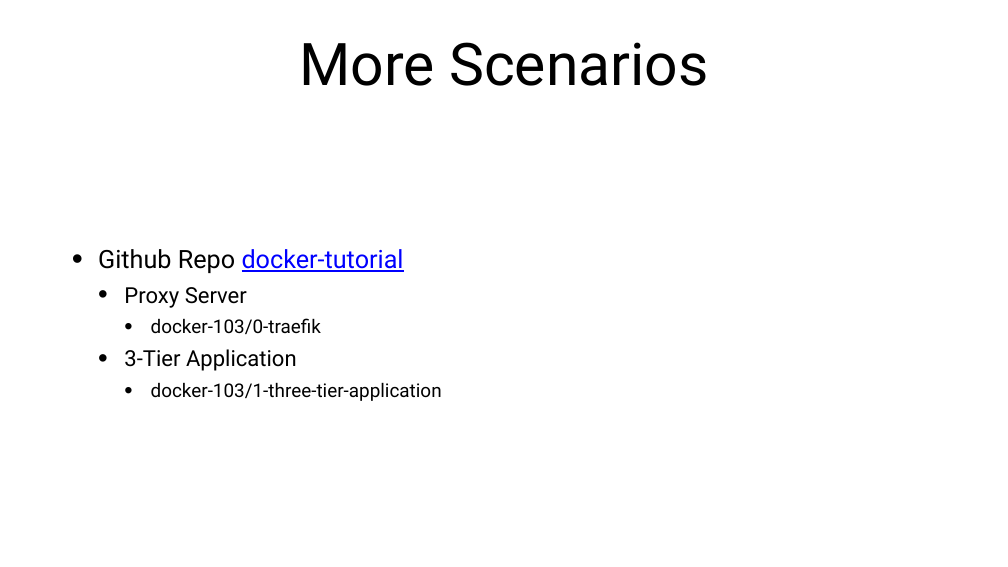
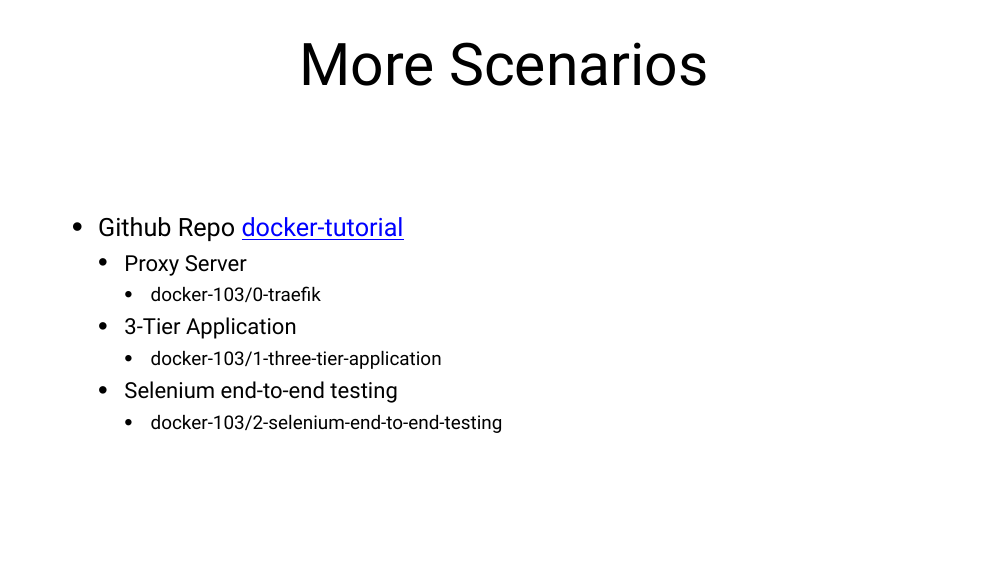
Before and after one commit to cathaylife-devops/docker-tutorial, a slide deck: slide 39 of docker-tutorial.pptx (slide 37 before the commit). Drawn at 1008x567 pixels with LibreOffice and Linux fonts; fonts in the diff are those of the drawing. Boxes give left, top, right and bottom in pixels: in the first picture for what was removed or moved away, otherwise in the second. Text is boxed around its words. In the diff, an @@ line names an element or a change of style, - is before the commit and + after.

```diff
--- a/docker-tutorial.pptx
+++ b/docker-tutorial.pptx
@@ text at (124,381,503,433): paragraphs added @@
+  • Selenium end-to-end testing
+    • docker-103/2-selenium-end-to-end-testing
```
Also in this commit, not shown: 15 other slides changed, 2 slides added, 2 other files.
